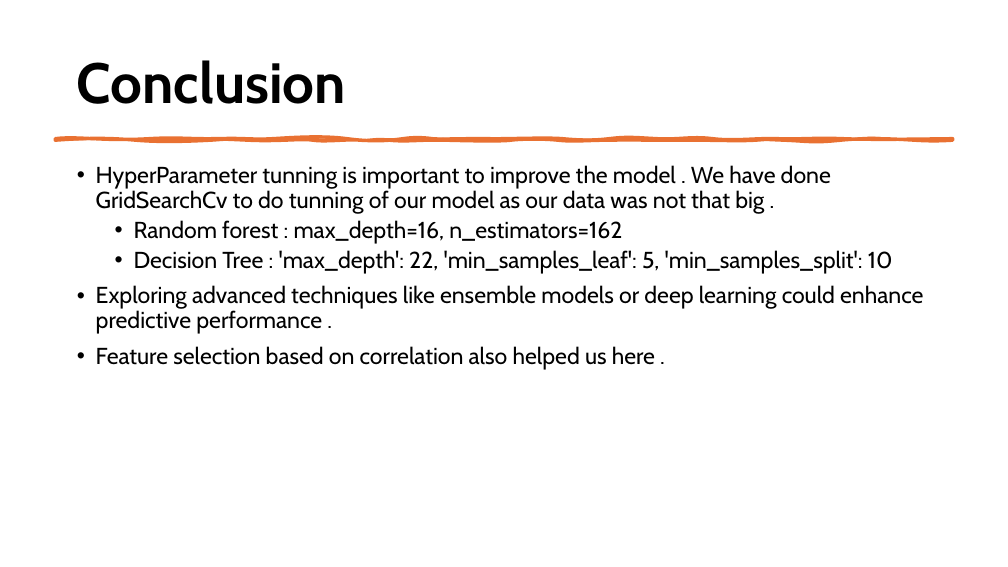
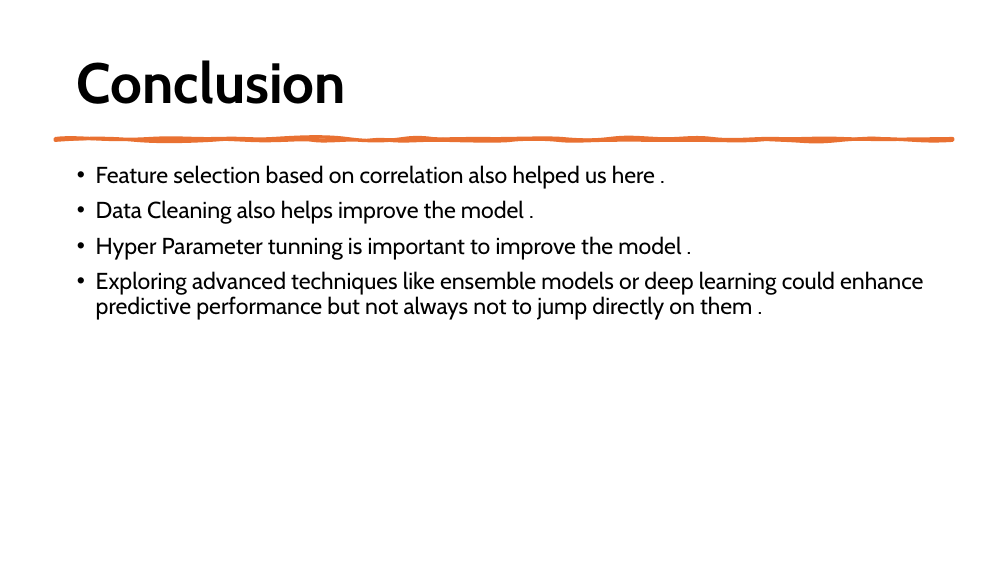
Before and after one commit to monikatyagiisc/employee-attrition-prediction, a slide deck: slide 12 of Project_Presentation_Employee_Attrition_Prediction.pptx (slide 11 before the commit). Drawn at 1008x567 pixels with LibreOffice and Linux fonts; fonts in the diff are those of the drawing. Boxes give left, top, right and bottom in pixels: in the first picture for what was removed or moved away, otherwise in the second. Text is boxed around its words. In the diff, an @@ line names an element or a change of style, - is before the commit and + after.

Commit message:
update ppt

```diff
--- a/Project_Presentation_Employee_Attrition_Prediction.pptx
+++ b/Project_Presentation_Employee_Attrition_Prediction.pptx
@@ text at (x1=96, y1=165, x2=923, y2=334): paragraphs removed @@
-• HyperParameter tunning is important to improve the model . We have done GridSearchCv to do tunning of our model as our data was not that big .
-  • Random forest : max_depth=16, n_estimators=162
-  • Decision Tree : 'max_depth': 22, 'min_samples_leaf': 5, 'min_samples_split': 10
-• Exploring advanced techniques like ensemble models or deep learning could enhance predictive performance .
@@ text at (x1=96, y1=200, x2=923, y2=320): paragraphs added @@
+• Data Cleaning also helps improve the model .
+• Hyper Parameter tunning is important to improve the model .
+• Exploring advanced techniques like ensemble models or deep learning could enhance predictive performance but not always not to jump directly on them .
```
Also in this commit, not shown: 3 other slides changed, 1 slide added.
